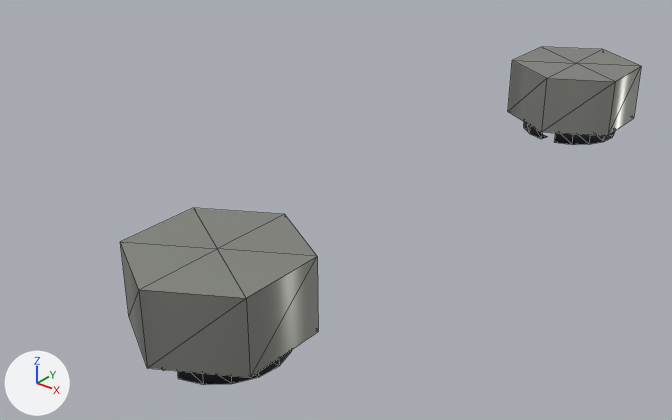
The glTF model porsche-911sc-engine/parts/breather-nuts.glb as it was, and as the next commit left it.
One viewpoint serves both versions: a 50 mm camera at (-0.5, -200.3, 163.5) aimed at (-43.8, -146.2, 129.9). The axes (+X, +Y, +Z) are drawn at lower left. The lights are the same throughout. The older version comes first. Mesh edges are drawn as thin lines.
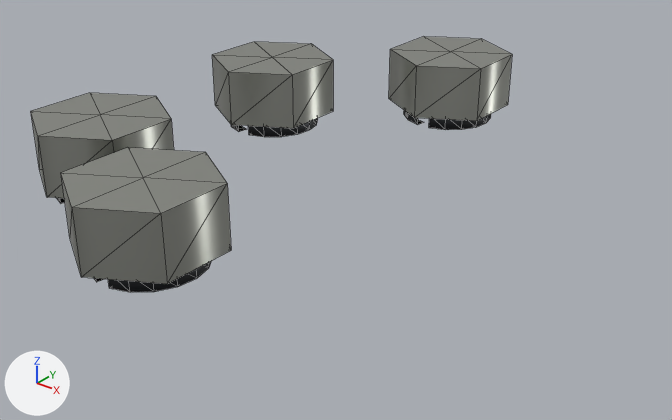
The change, as JSON lines over the scene's bpy script:
```json
{"op": "set", "path": "ob_mesh_0.location", "old": "(-35.0, -122.0, 132.7)", "new": "(-46.0, -126.0, 132.7)"}
{"op": "set", "path": "ob_mesh_0_001.location", "old": "(-35.0, -168.0, 132.7)", "new": "(-46.0, -164.0, 132.7)"}
{"op": "set", "path": "ob_mesh_1.location", "old": "(-35.0, -122.0, 135.8)", "new": "(-46.0, -126.0, 135.8)"}
{"op": "set", "path": "ob_mesh_1_001.location", "old": "(-35.0, -168.0, 135.8)", "new": "(-46.0, -164.0, 135.8)"}
{"op": "add", "block": "ob_mesh_1_003", "code": ["ob_mesh_1_003 = bpy.data.objects.new('Mesh_1.003', me_mesh_1)", "ob_mesh_1_003.parent = ob_breather_nuts_inst1", "ob_mesh_1_003.location = (-58.0, -158.0, 135.8)", "ob_mesh_1_003.scale = (5.77, 5.77, 5.77)"]}
{"op": "add", "block": "ob_mesh_1_002", "code": ["ob_mesh_1_002 = bpy.data.objects.new('Mesh_1.002', me_mesh_1)", "ob_mesh_1_002.parent = ob_breather_nuts_inst1", "ob_mesh_1_002.location = (-58.0, -138.0, 135.8)", "ob_mesh_1_002.scale = (5.77, 5.77, 5.77)"]}
{"op": "add", "block": "ob_mesh_0_003", "code": ["ob_mesh_0_003 = bpy.data.objects.new('Mesh_0.003', me_mesh_0)", "ob_mesh_0_003.parent = ob_breather_nuts_inst0", "ob_mesh_0_003.location = (-58.0, -158.0, 132.7)", "ob_mesh_0_003.scale = (4.24, 4.24, 4.24)"]}
{"op": "add", "block": "ob_mesh_0_002", "code": ["ob_mesh_0_002 = bpy.data.objects.new('Mesh_0.002', me_mesh_0)", "ob_mesh_0_002.parent = ob_breather_nuts_inst0", "ob_mesh_0_002.location = (-58.0, -138.0, 132.7)", "ob_mesh_0_002.scale = (4.24, 4.24, 4.24)"]}
```

What differs and where, as boxes (x1, y1, x2, y2) in the pictures (672 x 420 px):
```json
{"object": "Mesh_1.001", "change": "moved", "before": [120, 208, 318, 378], "after": [61, 148, 231, 284]}
{"object": "Mesh_1", "change": "moved", "before": [508, 47, 641, 136], "after": [389, 36, 512, 121]}
{"object": "Mesh_1.002", "change": "added", "after": [212, 42, 333, 128]}
{"object": "Mesh_1.003", "change": "added", "after": [31, 93, 174, 198]}
{"object": "Mesh_0.001", "change": "moved", "before": [178, 350, 292, 384], "after": [94, 261, 211, 292]}
{"object": "Mesh_0", "change": "moved", "before": [524, 122, 615, 145], "after": [404, 110, 491, 130]}
{"object": "Mesh_0.002", "change": "added", "after": [231, 118, 318, 137]}
{"object": "Mesh_0.003", "change": "added", "after": [57, 198, 65, 203], "on screen": "mostly hidden"}
```
